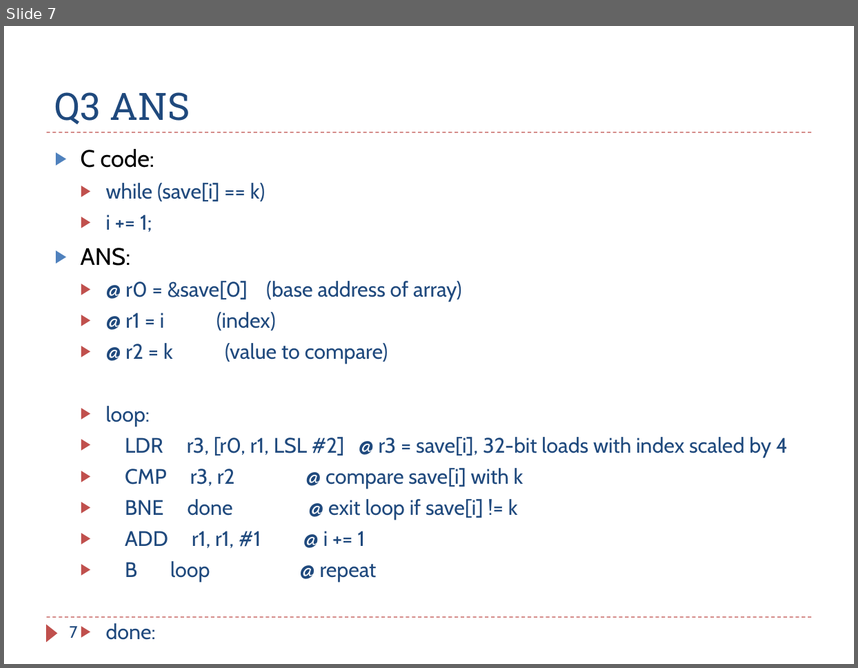
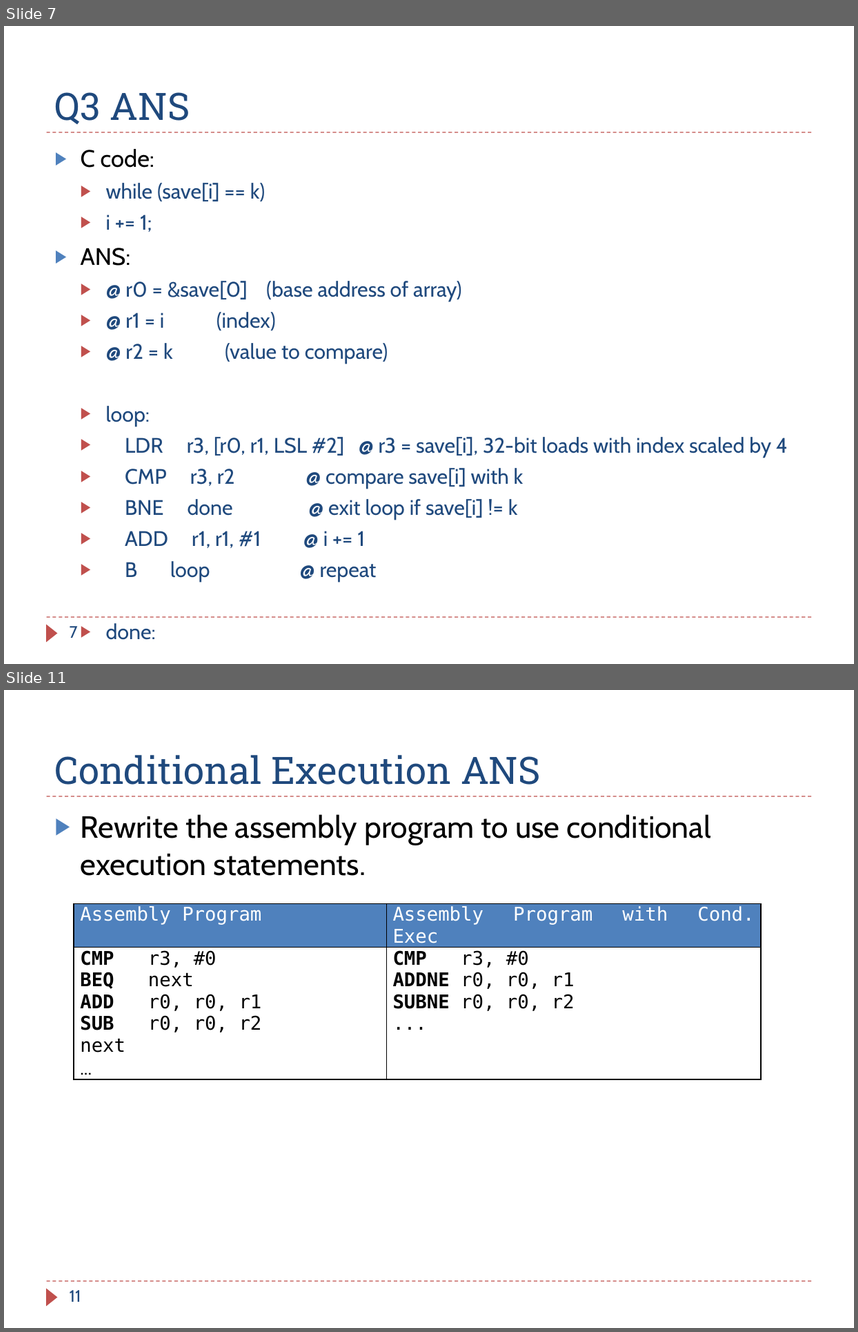
Before and after one commit to guhofstra/CSC111Fa25, a slide deck: PPTs/Ch6_ARM_Flow_Control_Exercises_ANS.pptx. Shown one above the other, each under a label of ours: slide 7 before the commit, slides 7 and 11 after it; the slides between them are not shown. The pictures are 858x668 and 858x1332 pixels, drawn with LibreOffice and Linux fonts; fonts in the diff are those of the drawing. Boxes give left, top, right and bottom in pixels: in the first picture for what was removed or moved away, otherwise in the second. Text is boxed around its words. In the diff, an @@ line names an element or a change of style, - is before the commit and + after.

```diff
--- a/PPTs/Ch6_ARM_Flow_Control_Exercises_ANS.pptx
+++ b/PPTs/Ch6_ARM_Flow_Control_Exercises_ANS.pptx
@@ slide 11 added at (x1=4, y1=690, x2=854, y2=1328), background #FFFFFF; not listed: 3 template elements that a slide beside it also shows @@
@@ title added at (x1=55, y1=755, x2=541, y2=785), 32 pt, text #1F497D @@
+Conditional Execution ANS
@@ text added at (x1=81, y1=814, x2=711, y2=876), 26 pt, text #000000 @@
+▶ Rewrite the assembly program to use conditional execution statements.
@@ table added at (x1=74, y1=903, x2=760, y2=1063), 2 rows, 2 columns @@
+Assembly Program | Assembly Program with Cond. Exec
+CMP r3, #0 / BEQ next / ADD r0, r0, r1 / SUB r0, r0, r2 / next / ... | CMP r3, #0 / ADDNE r0, r0, r1 / SUBNE r0, r0, r2 / ...
@@ page number added at (x1=70, y1=1290, x2=81, y2=1301), 14 pt, text #1F497D @@
+11
```
Also in this commit, not shown: 3 other slides added, 11 other files.
